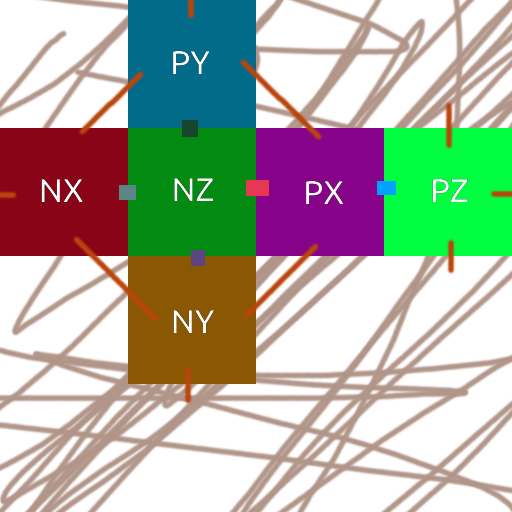
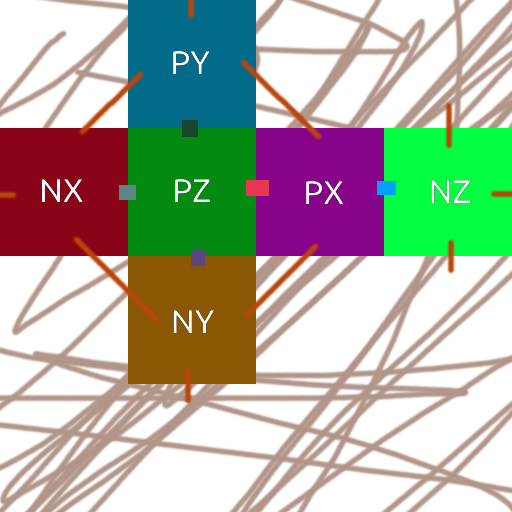
Two versions of the same layered image (512 x 512). Layer-by-layer changes:
painted on "Layer 1" over [41, 178, 471, 203]
painted on "Layer 4" over [41, 178, 471, 203]
